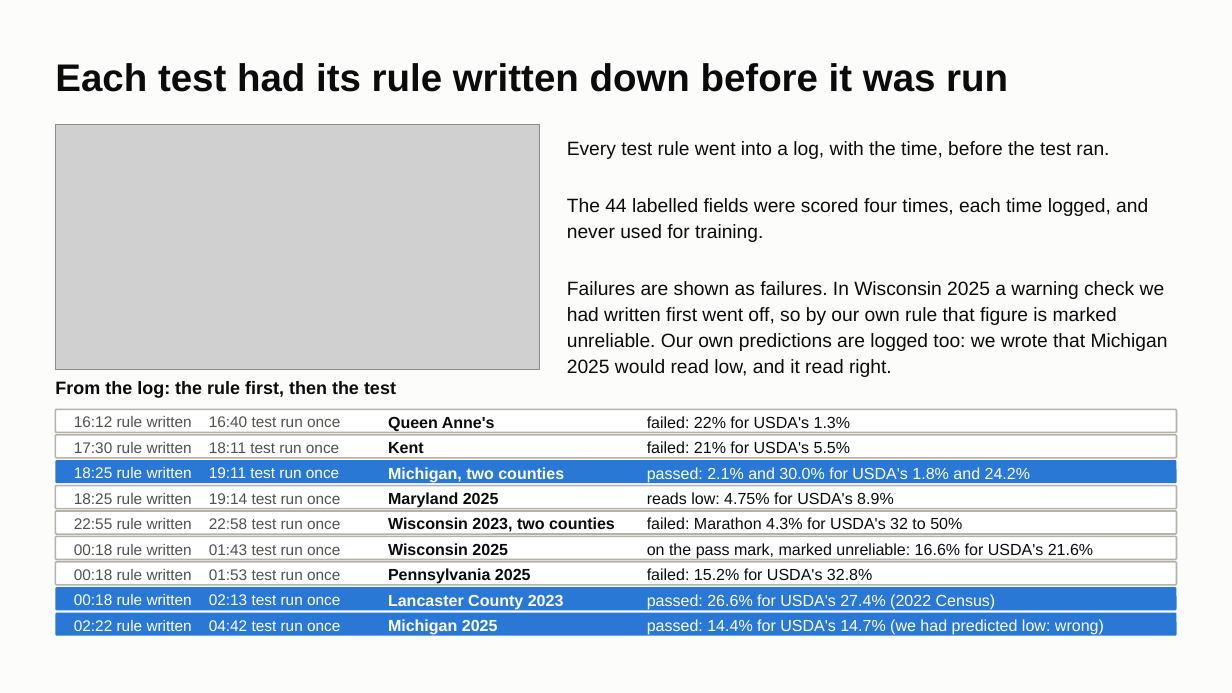
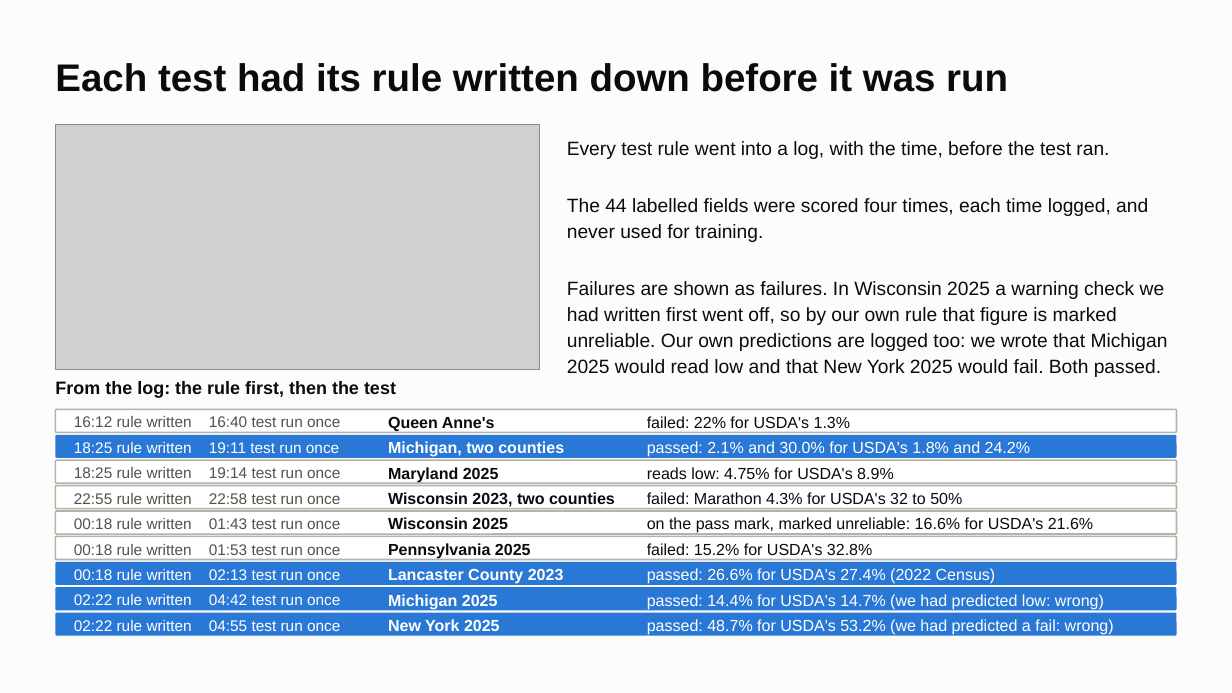
Before and after one commit to ChenSiyun1234/FieldVision, a slide deck: slide 20 of handoff/presentation/FieldVision_model_story.pptx. Drawn at 1232x693 pixels with LibreOffice and Linux fonts; fonts in the diff are those of the drawing; grey boxes stand for pictures. Boxes give left, top, right and bottom in pixels: in the first picture for what was removed or moved away, otherwise in the second. Text is boxed around its words. In the diff, an @@ line names an element or a change of style, - is before the commit and + after.

Commit message:
Final deck: five clean tests, four within 5 points; New York 2025 on the scoreboard

```diff
--- a/handoff/presentation/FieldVision_model_story.pptx
+++ b/handoff/presentation/FieldVision_model_story.pptx
@@ text at box(567, 281, 1168, 377): text changed @@
-Failures are shown as failures. In Wisconsin 2025 a warning check we had written first went off, so by our own rule that figure is marked unreliable. Our own predictions are logged too: we wrote that Michigan 2025 would read low, and it read right.
+Failures are shown as failures. In Wisconsin 2025 a warning check we had written first went off, so by our own rule that figure is marked unreliable. Our own predictions are logged too: we wrote that Michigan 2025 would read low and that New York 2025 would fail. Both passed.
@@ rounded rectangle at box(55, 435, 1177, 458): fill #FFFFFF to #2A78D6; outline #B4B2A9 1.25 pt to none @@
@@ text at box(74, 442, 339, 453): text changed; text colour #52514E to #FFFFFF @@
-17:30 rule written 18:11 test run once
+18:25 rule written 19:11 test run once
@@ text removed at box(388, 442, 424, 453) @@
-Kent
@@ text removed at box(647, 441, 851, 453) @@
-failed: 21% for USDA's 5.5%
@@ rounded rectangle at box(55, 460, 1177, 483): fill #2A78D6 to #FFFFFF; outline none to #B4B2A9 1.25 pt @@
@@ text at box(74, 467, 340, 478): text changed; text colour #FFFFFF to #52514E @@
-18:25 rule written 19:11 test run once
+18:25 rule written 19:14 test run once
@@ text at box(74, 493, 340, 504): text changed @@
-18:25 rule written 19:14 test run once
+22:55 rule written 22:58 test run once
@@ text at box(74, 518, 340, 529): text changed @@
-22:55 rule written 22:58 test run once
+00:18 rule written 01:43 test run once
@@ text at box(388, 517, 508, 529): text changed @@
-Pennsylvania 2025
+Wisconsin 2025
@@ rounded rectangle at box(55, 562, 1177, 585): fill #FFFFFF to #2A78D6; outline #B4B2A9 1.25 pt to none @@
@@ text at box(74, 544, 340, 555): text changed @@
-00:18 rule written 01:43 test run once
+00:18 rule written 01:53 test run once
@@ text at box(74, 569, 340, 580): text changed; text colour #52514E to #FFFFFF @@
-00:18 rule written 01:53 test run once
+00:18 rule written 02:13 test run once
@@ text at box(388, 543, 531, 559): text changed @@
-Wisconsin 2025
+Pennsylvania 2025
@@ 11 texts: place and size @@
-11 texts at box(388, 467, 1093, 635)
+11 texts at box(388, 441, 1093, 610)
@@ text at box(74, 594, 340, 605): text changed @@
-00:18 rule written 02:13 test run once
+02:22 rule written 04:42 test run once
@@ text added at box(647, 594, 1104, 610), 12.5 pt, text #FFFFFF @@
+passed: 14.4% for USDA's 14.7% (we had predicted low: wrong)
@@ text at box(74, 620, 340, 631): text changed @@
-02:22 rule written 04:42 test run once
+02:22 rule written 04:55 test run once
@@ text added at box(388, 619, 500, 631), 12.5 pt, text #FFFFFF, bold @@
+New York 2025
@@ text at box(647, 619, 1114, 635): text changed @@
-passed: 14.4% for USDA's 14.7% (we had predicted low: wrong)
+passed: 48.7% for USDA's 53.2% (we had predicted a fail: wrong)
```
Also in this commit, not shown: 4 other slides changed, 2 other files.
